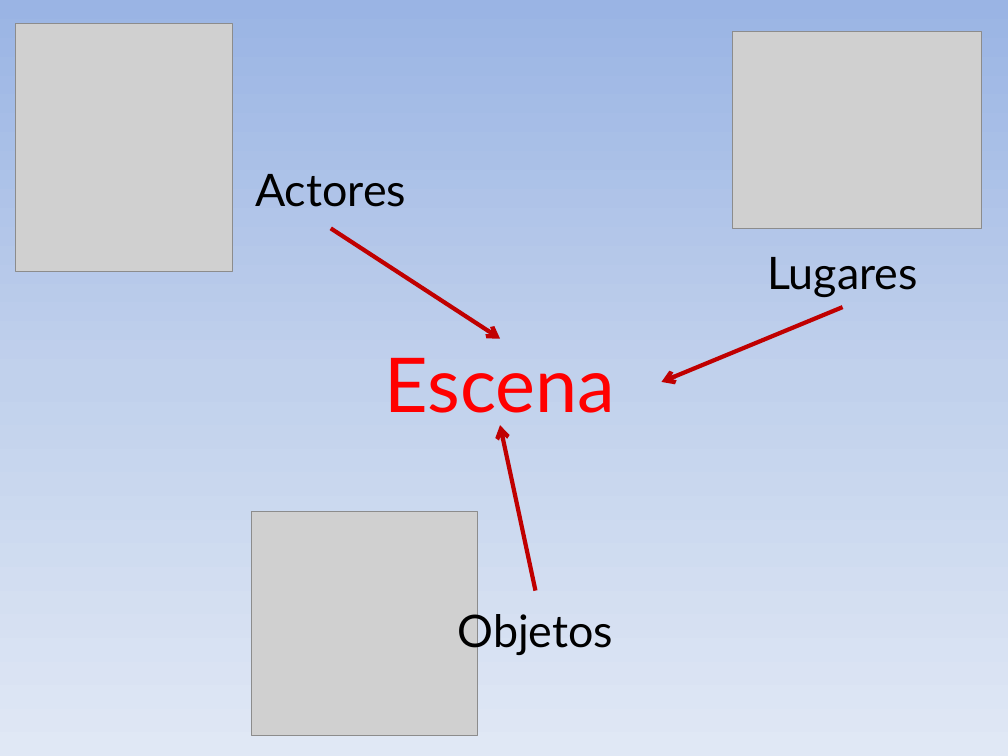
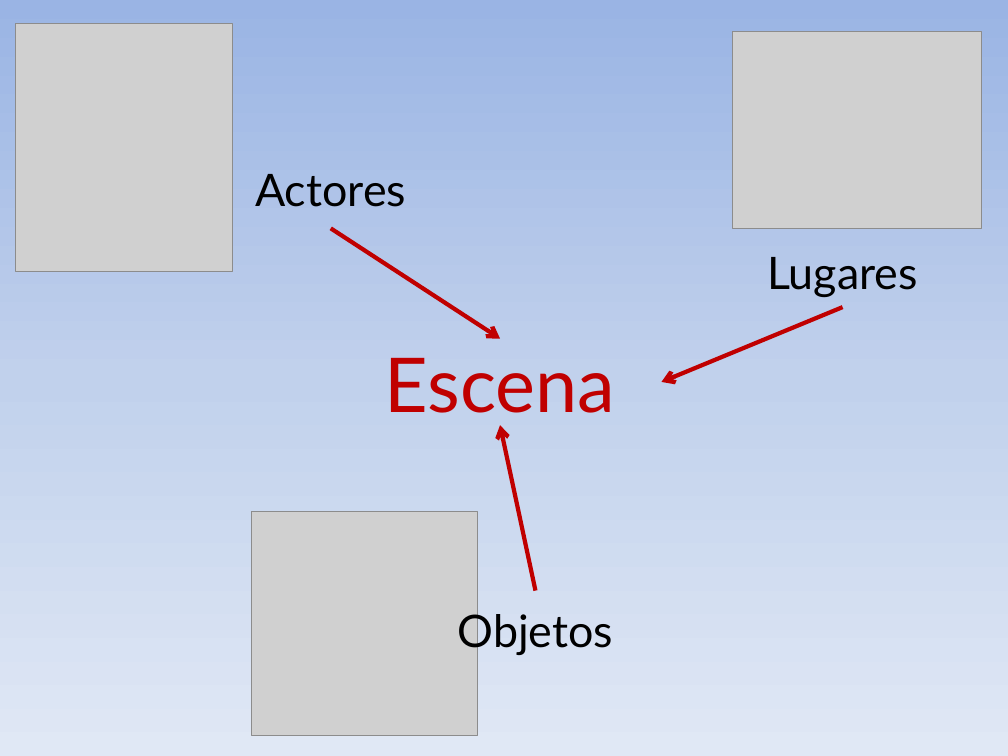
Before and after one commit to MiguelVis/BenitoGG, a slide deck: slide 9 of presentacion/presentacion_miguel_indalecio_garcia_lopez.pptx. Drawn at 1008x756 pixels with LibreOffice and Linux fonts; fonts in the diff are those of the drawing; grey boxes stand for pictures. Boxes give left, top, right and bottom in pixels: in the first picture for what was removed or moved away, otherwise in the second. Text is boxed around its words. In the diff, an @@ line names an element or a change of style, - is before the commit and + after.

```diff
--- a/presentacion/presentacion_miguel_indalecio_garcia_lopez.pptx
+++ b/presentacion/presentacion_miguel_indalecio_garcia_lopez.pptx
@@ text "Escena" at [385,357,616,426]: text colour #FF0000 to #C00000 @@
```
Also in this commit, not shown: 4 other slides changed, 1 slide added, 5 other files.
